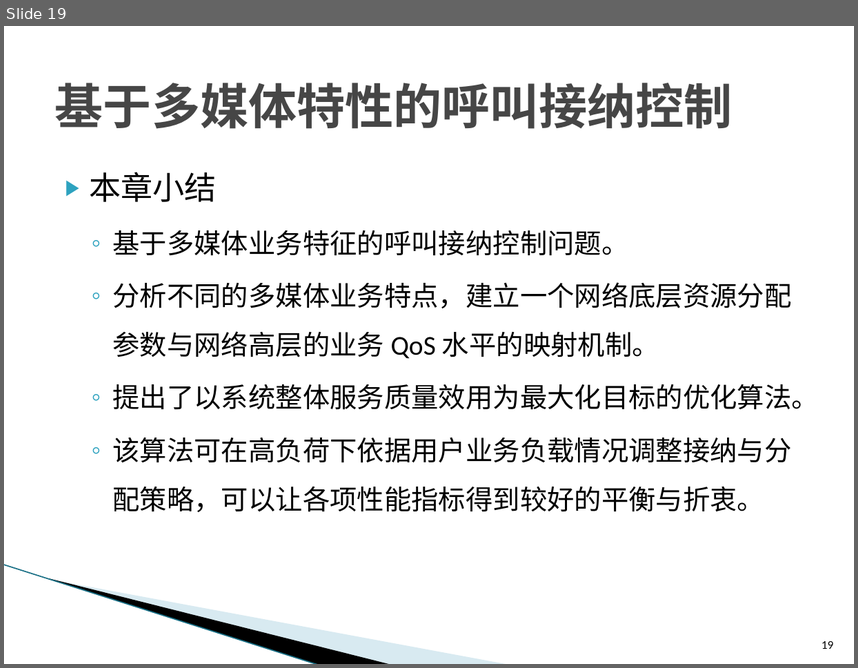
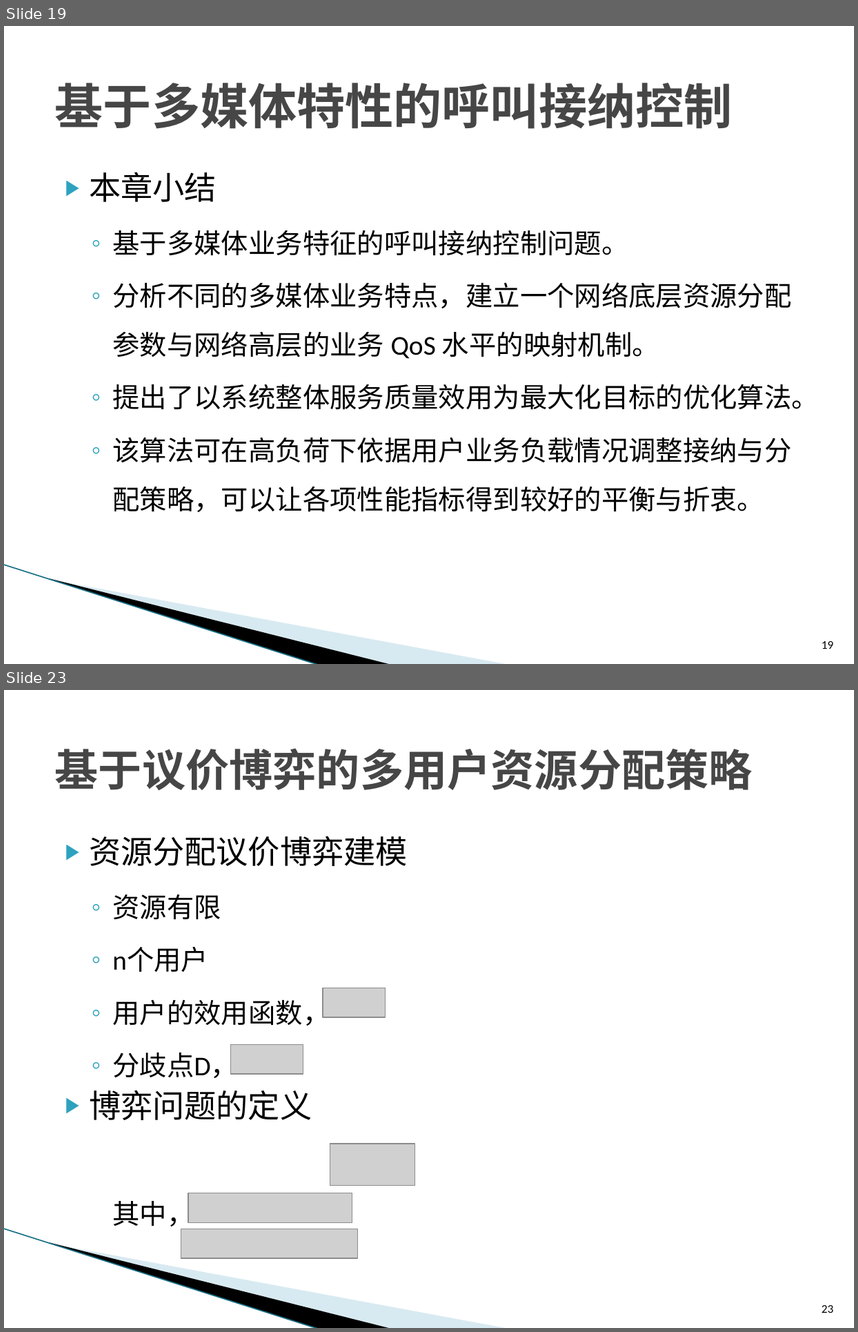
Before and after one commit to ZhiweiYAN/yzw_thesis, a slide deck: defense_phd.pptx. Shown one above the other, each under a label of ours: slide 19 before the commit, slides 19 and 23 after it; the slides between them are not shown. The pictures are 858x668 and 858x1332 pixels, drawn with LibreOffice and Linux fonts; fonts in the diff are those of the drawing; grey boxes stand for pictures; background and template pictures are left out. Boxes give left, top, right and bottom in pixels: in the first picture for what was removed or moved away, otherwise in the second. Text is boxed around its words. In the diff, an @@ line names an element or a change of style, - is before the commit and + after.

```diff
--- a/defense_phd.pptx
+++ b/defense_phd.pptx
@@ slide 23 added at box(4, 690, 854, 1328), background #FFFFFF; not listed: 3 template elements that a slide beside it also shows @@
@@ title added at box(55, 748, 753, 791), 36.9 pt, text #464646, bold @@
+基于议价博弈的多用户资源分配策略
@@ text added at box(89, 836, 408, 1231), 23 pt, text #000000 @@
+▶ 资源分配议价博弈建模
+  ◦ 资源有限
+  ◦ n个用户
+  ◦ 用户的效用函数，
+  ◦ 分歧点D，
+▶ 博弈问题的定义
+  其中，
@@ picture added at box(323, 987, 386, 1017) @@
@@ picture added at box(231, 1045, 303, 1074) @@
@@ picture added at box(330, 1143, 415, 1185) @@
@@ picture added at box(188, 1193, 352, 1223) @@
@@ picture added at box(181, 1228, 358, 1258) @@
@@ page number added at box(822, 1305, 833, 1312), 10 pt, text #000000 @@
+23
```
Also in this commit, not shown: 2 slides changed, 20 other slides added, 1 other file.
